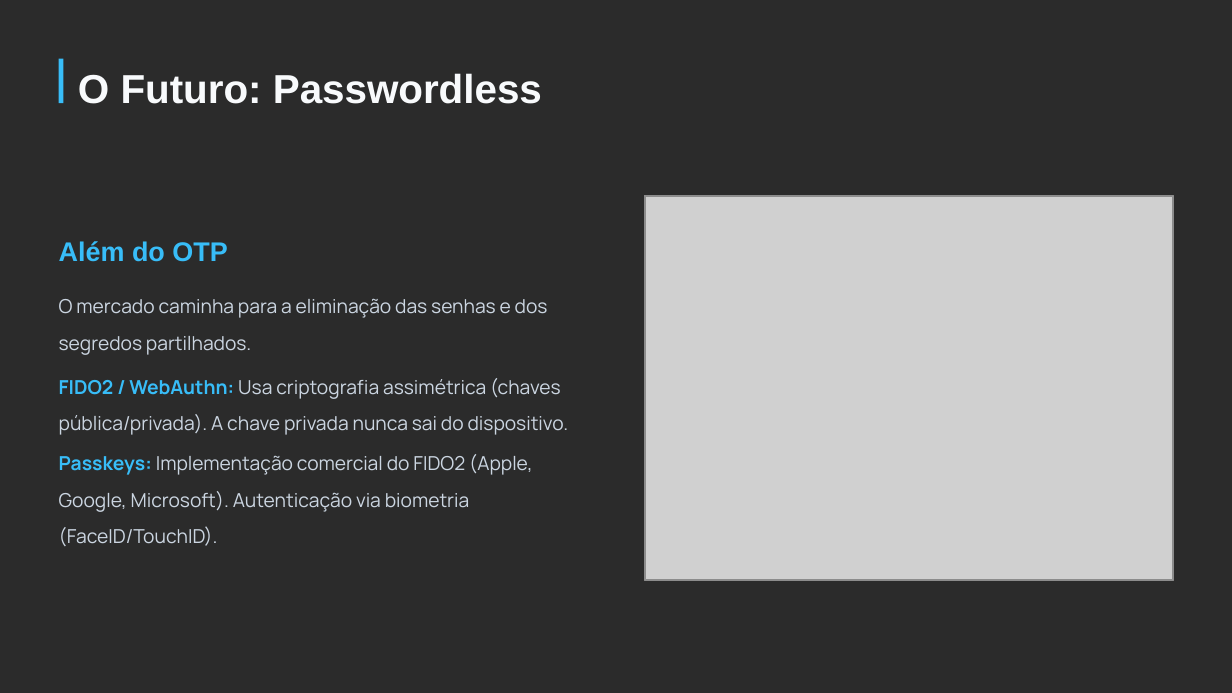
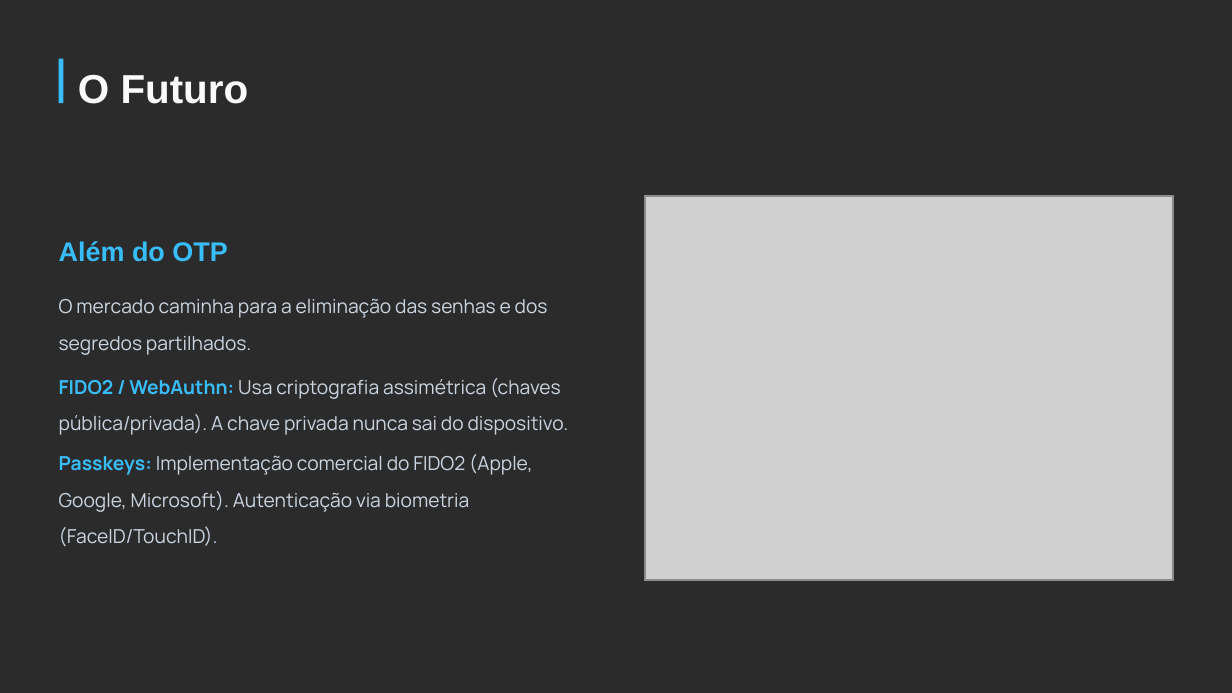
Before and after one commit to FranciscoSilva27/SAD_Trabalho_One_Time_Password, a slide deck: slide 11 of Apresentação One Time Passwords.pptx. Drawn at 1232x693 pixels with LibreOffice and Linux fonts; fonts in the diff are those of the drawing; grey boxes stand for pictures; background and template pictures are left out; a plain dark background stands for a picture behind light text. Boxes give left, top, right and bottom in pixels: in the first picture for what was removed or moved away, otherwise in the second. Text is boxed around its words. In the diff, an @@ line names an element or a change of style, - is before the commit and + after.

```diff
--- a/Apresentação One Time Passwords.pptx
+++ b/Apresentação One Time Passwords.pptx
@@ text at <box>78,74,249,104</box>: text changed @@
-O Futuro: Passwordless
+O Futuro
```
